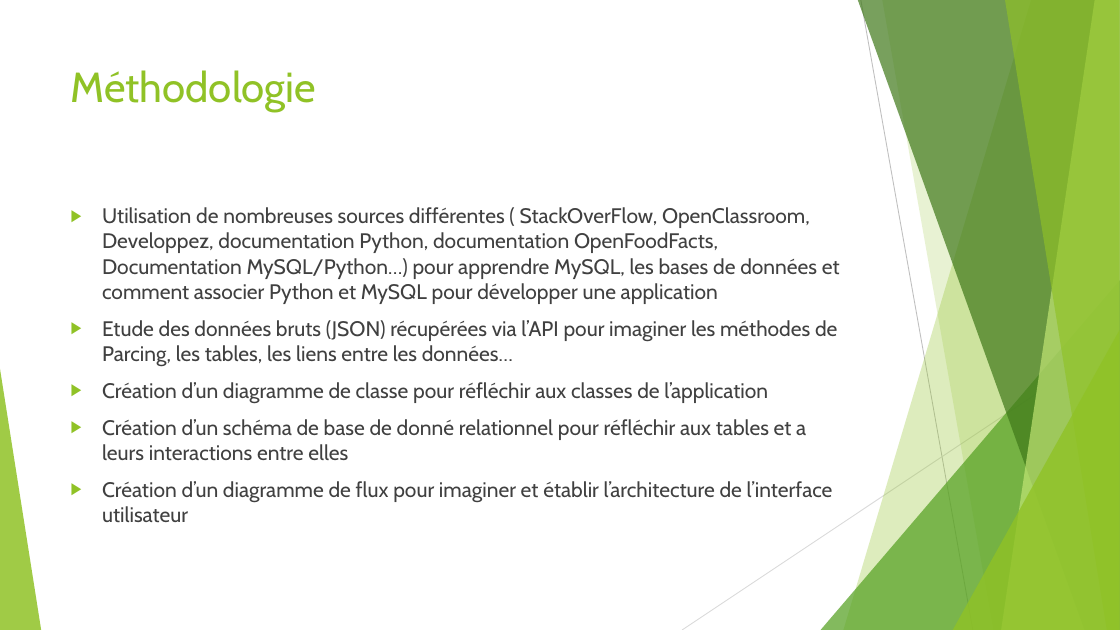
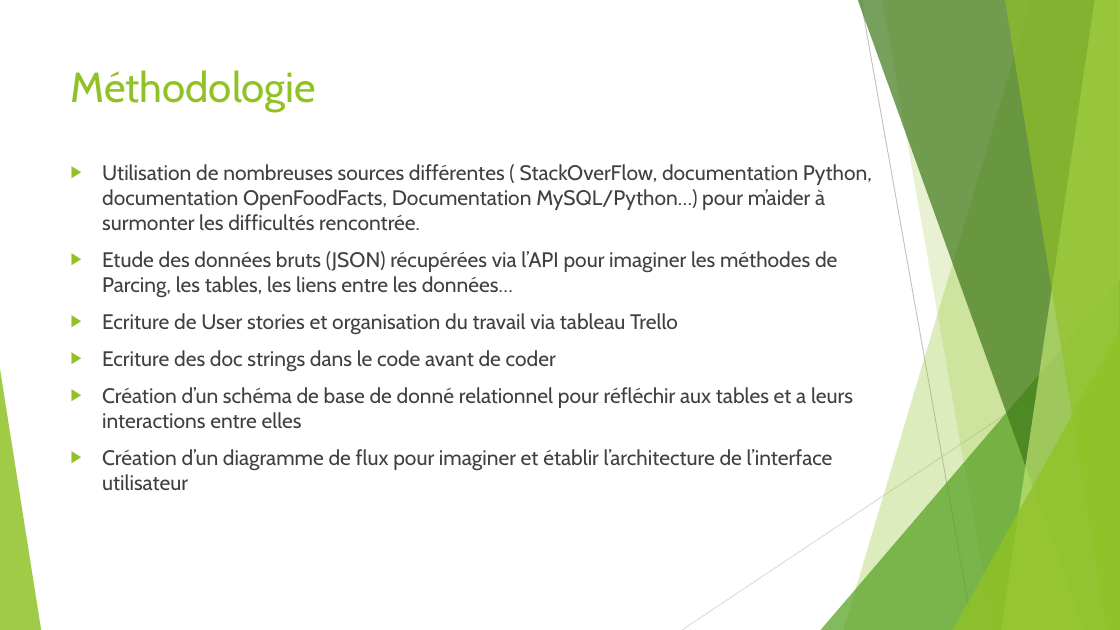
Before and after one commit to OttaPowa/Projet-5---Phase-2-, a slide deck: slide 4 of Diagrammes et documents/Support de présentation P5 Collet Jérémy.pptx. Drawn at 1120x630 pixels with LibreOffice and Linux fonts; fonts in the diff are those of the drawing. Boxes give left, top, right and bottom in pixels: in the first picture for what was removed or moved away, otherwise in the second. Text is boxed around its words. In the diff, an @@ line names an element or a change of style, - is before the commit and + after.

```diff
--- a/Diagrammes et documents/Support de présentation P5 Collet Jérémy.pptx
+++ b/Diagrammes et documents/Support de présentation P5 Collet Jérémy.pptx
@@ text "Utilisation de nombreuses sources différentes ...": place and size @@
-text "Utilisation de nombreuses sources différentes ..." at [102,207,840,522]
+text "Utilisation de nombreuses sources différentes ..." at [102,164,872,490]
@@ text at [102,164,872,230]: text changed @@
-▶ Utilisation de nombreuses sources différentes ( StackOverFlow, OpenClassroom, Developpez, documentation Python, documentation OpenFoodFacts, Documentation MySQL/Python…) pour apprendre MySQL, les bases de données et comment associer Python et MySQL pour développer une application
+▶ Utilisation de nombreuses sources différentes ( StackOverFlow, documentation Python, documentation OpenFoodFacts, Documentation MySQL/Python…) pour m’aider à surmonter les difficultés rencontrée.
@@ text at [102,313,678,372]: text changed @@
-▶ Création d’un diagramme de classe pour réfléchir aux classes de l’application
+▶ Ecriture de User stories et organisation du travail via tableau Trello
+▶ Ecriture des doc strings dans le code avant de coder
```
Also in this commit, not shown: 5 other slides changed, 1 other file.
